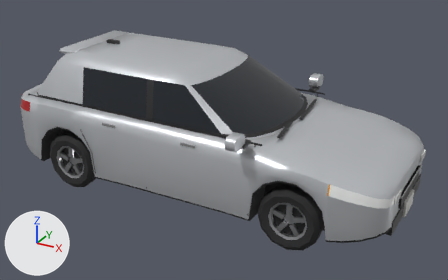
The glTF model pipeline/heroes/out/vehicles/hatch.glb, before and after one commit.
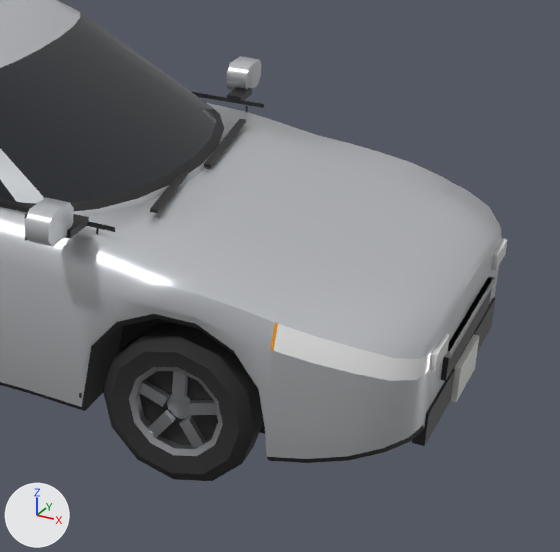
There are two pictures of each version: one whole from a 50 mm camera at (3.13, -5.5, 3.32) aimed at (0.11, -0.03, 0.58), one close up on the part from 48% to 100% of the width and 18% to 100% of the height. The lights are fixed; the arrows at lower left show +X, +Y and +Z. The first two pictures are the older version. Objects named as collision shapes, trigger or cutter boxes, shadow casters or lower levels of detail are left out. Vertices at exactly the same position are counted once.

The older version as bpy lines, for what is in view:
```python
me_lod0 = bpy.data.meshes.new('lod0')
me_lod0.from_pydata(...)  # 1832 vertices, 3240 faces; spans x -2.15..2.16, y -1.1..1.1, z 0.0..1.51
me_lod0.materials.append(mat_paint)
me_lod0.materials.append(mat_glass)
me_lod0.materials.append(mat_chrome)
me_lod0.materials.append(mat_trim)
me_lod0.materials.append(mat_tyre)
me_lod0.materials.append(mat_rim)
me_lod0.materials.append(mat_head)
me_lod0.materials.append(mat_tail)
me_lod0.materials.append(mat_amber)
me_lod0.materials.append(mat_plate)
me_lod0.materials.append(mat_interior)
me_lod0.materials.append(mat_under)
ob_lod0 = bpy.data.objects.new('lod0', me_lod0)
ob_lod0.location = (0.0, 0.0, 0.0)
```
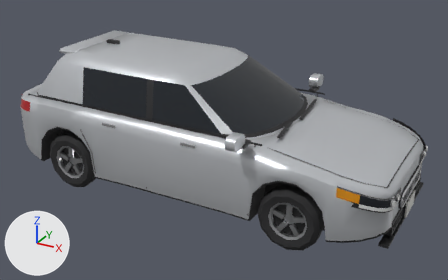
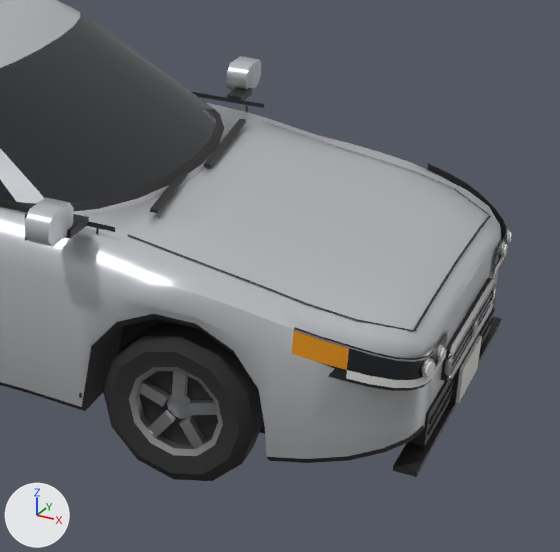
Boxes [x1, y1, x2, y2] around the edits, measured in the close-ups (560 x 552 px; the box of a moved part takes in the faces that stretch with it):
'lod0', reshaped: before [0, 0, 507, 481]; after [0, 0, 511, 481]
part 1 of me_lod0, added: after [470, 319, 478, 337]
part 2 of me_lod0, added: after [500, 241, 506, 259]
part 3 of me_lod0, added: after [436, 344, 443, 364]
part 4 of me_lod0, added: after [393, 317, 502, 477]
part 5 of me_lod0, added: after [502, 244, 508, 257]
part 6 of me_lod0, added: after [439, 347, 445, 362]
part 7 of me_lod0, moved or reshaped: before [450, 334, 479, 402]; after [456, 336, 482, 403]
part 8 of me_lod0, rebuilt (23% narrower, 18% shorter): before [444, 276, 495, 358]; after [454, 287, 493, 354]
part 9 of me_lod0, built on: before [430, 239, 507, 372]; after [127, 121, 511, 435]
part 10 of me_lod0, edited (looks the same): [0, 95, 502, 431] in both
part 11 of me_lod0, recoloured: before [274, 324, 432, 381]; after [274, 324, 429, 368]
part 12 of me_lod0, recoloured: [270, 323, 278, 351] in both

The change, as a diff of the scene's bpy script:
```diff
--- a/pipeline/heroes/out/vehicles/hatch.glb.py
+++ b/pipeline/heroes/out/vehicles/hatch.glb.py
@@ me_lod0 @@
 # used by ob_lod0; location = (0.0, 0.0, 0.0)
-me_lod0.from_pydata(...)  # 1832 vertices, 3240 faces; spans x -2.15..2.16, y -1.1..1.1, z 0.0..1.51
+me_lod0.from_pydata(...)  # 2326 vertices, 3920 faces; spans x -2.15..2.17, y -1.1..1.1, z 0.0..1.51
+# me_lod0 part 1: a new loose piece, a 10-sided cylinder along x spanning x 2.151..2.167, y -0.036..0.036, z 0.48..0.55, in mat_chrome
+# me_lod0 part 2: a new loose piece, a 10-sided cylinder along x spanning x 2.136..2.145, y 0.4822..0.5578, z 0.6075..0.6793, in mat_chrome
+# me_lod0 part 3: a new loose piece, a 10-sided cylinder along x spanning x 2.136..2.145, y -0.5578..-0.4822, z 0.6075..0.6793, in mat_chrome
+# me_lod0 part 4: a new loose piece, a box spanning x 2.06..2.15, y -0.7..0.7, z 0.214..0.236, in mat_trim
+# me_lod0 part 5: a new loose piece, a 10-sided cylinder along x spanning x 2.137..2.155, y 0.492..0.548, z 0.617..0.67, in mat_head
+# me_lod0 part 6: a new loose piece, a 10-sided cylinder along x spanning x 2.137..2.155, y -0.548..-0.492, z 0.617..0.67, in mat_head
+# me_lod0 part 7: the loose piece of 8 vertices spanning x 2.13..2.16, y -0.16..0.16, z 0.25..0.41 is moved by (0.01, 0.0, 0.0)
+# me_lod0 part 8: the loose piece of 8 vertices spanning x 2.12..2.15, y -0.37..0.37, z 0.56..0.58 is rebuilt with 8 vertices and now spans x 2.14..2.15, y -0.34..0.34, z 0.54..0.55, in mat_rim
+# me_lod0 part 9: 16 vertices removed from x 2.12..2.14, y -0.58..0.58, z 0.6..0.67; 402 vertices added at x 0.96..2.16, y -0.91..0.91, z 0.24..0.95
+# me_lod0 part 10: 72 kept faces spanning x -2.13..2.14, y -0.92..0.92, z 0.05..1.03 get new vertex colours
+# me_lod0 part 11: 20 faces spanning x 1.64..2.12, y -0.92..0.92, z 0.6..0.81 switch from mat_head to mat_paint
+# me_lod0 part 12: 4 faces spanning x 1.62..1.64, y -0.92..0.92, z 0.72..0.82 switch from mat_amber to mat_paint
 me_lod0.materials.append(mat_glass)
```
